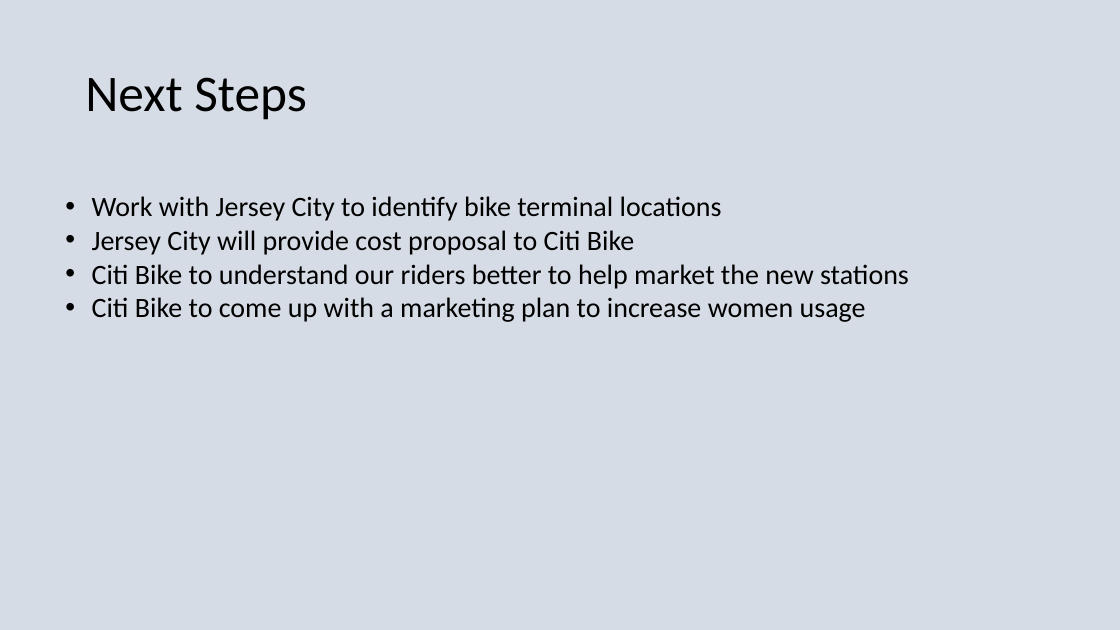
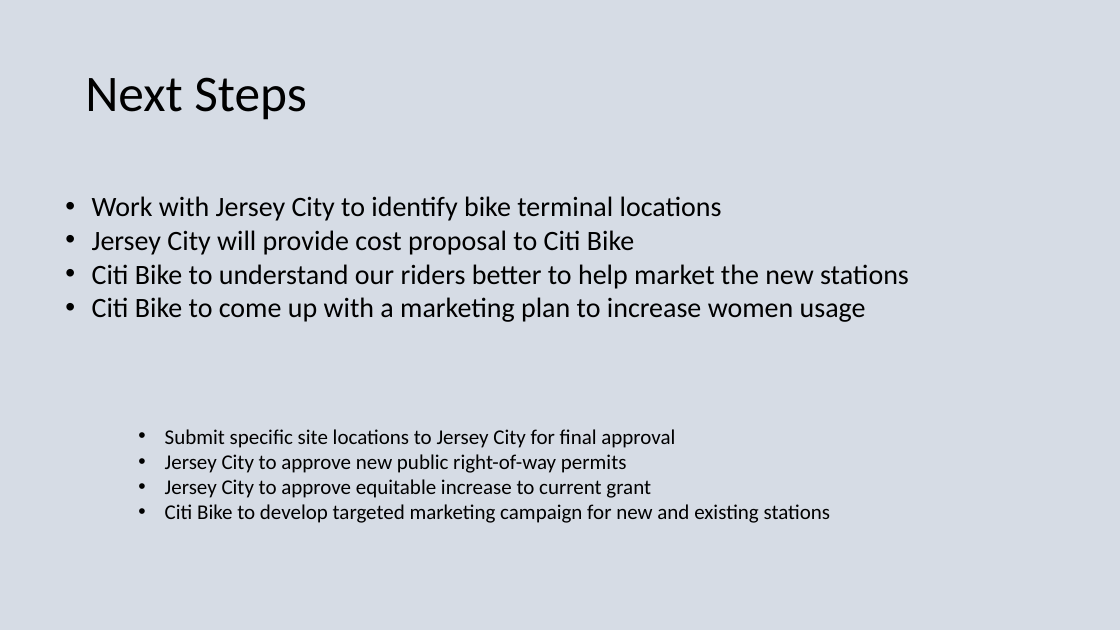
Before and after one commit to cglovertenn/Citi_Bike_Expanded, a slide deck: slide 13 of Bootcamp_final/presentation/CitiBike_Final.pptx. Drawn at 1120x630 pixels with LibreOffice and Linux fonts; fonts in the diff are those of the drawing. Boxes give left, top, right and bottom in pixels: in the first picture for what was removed or moved away, otherwise in the second. Text is boxed around its words. In the diff, an @@ line names an element or a change of style, - is before the commit and + after.

Commit message:
updated next steps

```diff
--- a/Bootcamp_final/presentation/CitiBike_Final.pptx
+++ b/Bootcamp_final/presentation/CitiBike_Final.pptx
@@ text added at box(165, 429, 831, 523), 18 pt, text #000000 @@
+• Submit specific site locations to Jersey City for final approval
+• Jersey City to approve new public right-of-way permits
+• Jersey City to approve equitable increase to current grant
+• Citi Bike to develop targeted marketing campaign for new and existing stations
```
Also in this commit, not shown: 1 other slide changed.
